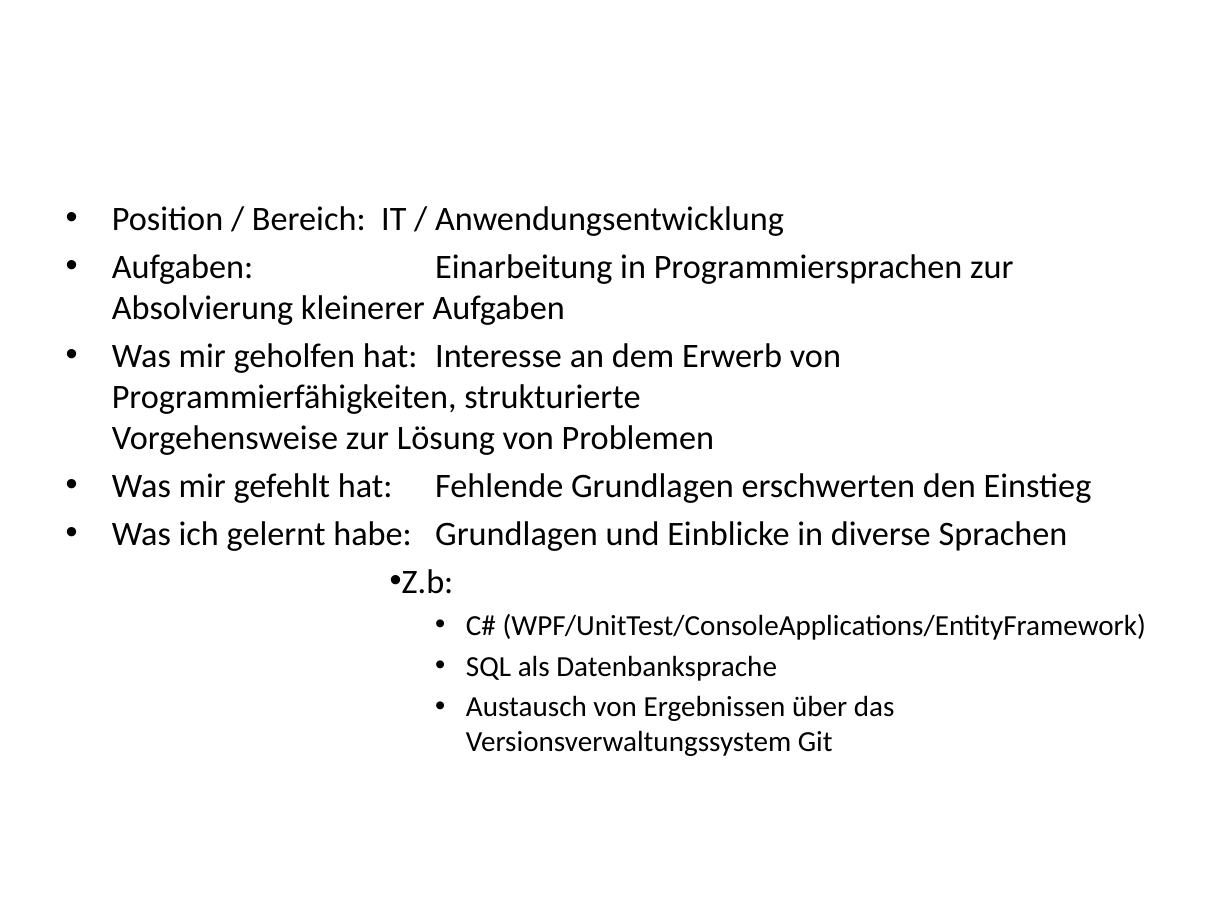
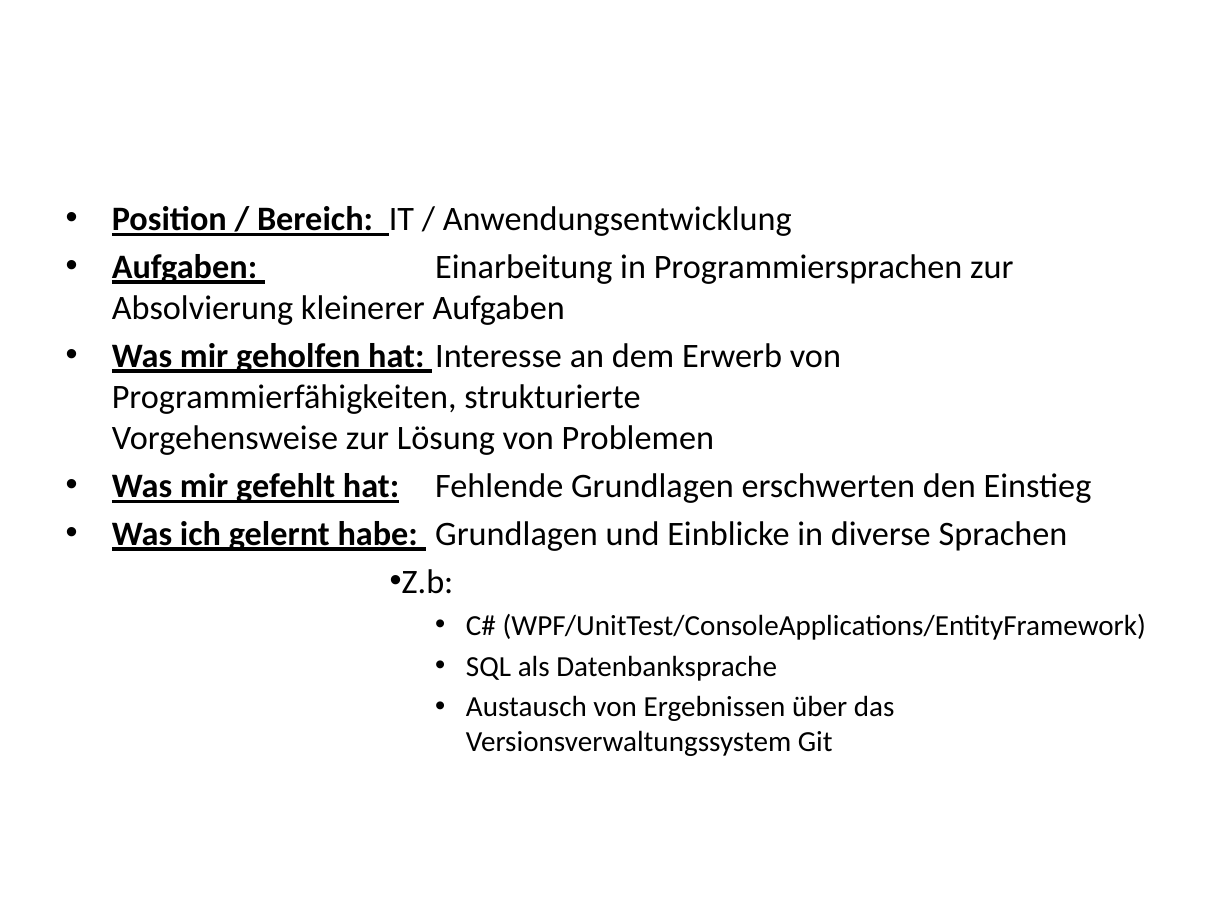
Before and after one commit to dami98/REWE, a slide deck: slide 3 of Die Zahnärztliche Abrechnungsgesellschaft AG.pptx. Drawn at 1232x924 pixels with LibreOffice and Linux fonts; fonts in the diff are those of the drawing; background and template pictures are left out. Boxes give left, top, right and bottom in pixels: in the first picture for what was removed or moved away, otherwise in the second. Text is boxed around its words. In the diff, an @@ line names an element or a change of style, - is before the commit and + after.

```diff
--- a/Die Zahnärztliche Abrechnungsgesellschaft AG.pptx
+++ b/Die Zahnärztliche Abrechnungsgesellschaft AG.pptx
@@ text at [112,206,1092,551]: bold on, underline on in "Position / Bereich:", "Aufgaben:", "Was mir geholfen hat:", "Was mir gefehlt hat:" and 1 more places @@
```
Also in this commit, not shown: 2 other slides changed, 2 slides added, 1 slide removed, 1 other file.
